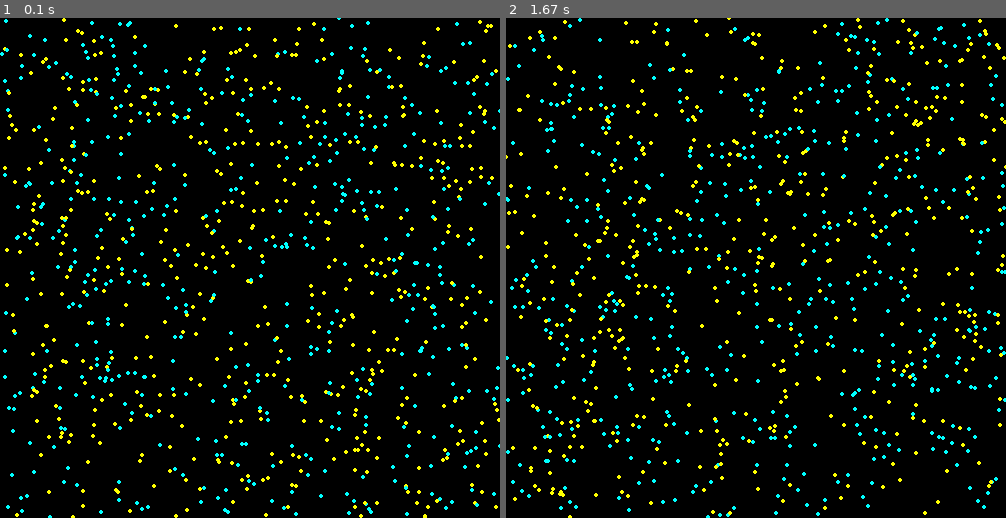
Above: before the commit, frames 1-2 (left to right).
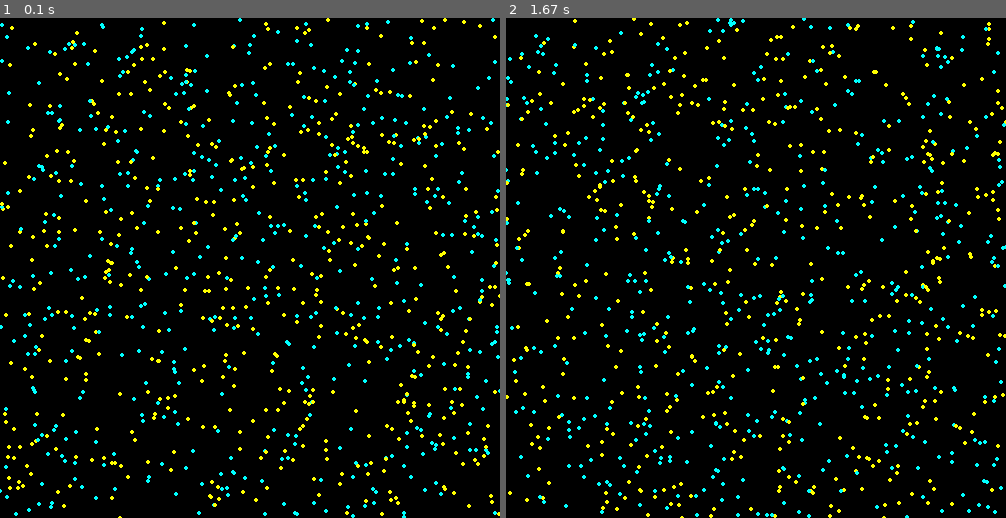
Above: after the commit, the same moments.

Repository: Nikhil-Singla/the-dev-dossier
Game: pygame game, started from game_dev/lifeSystemProgramming.py
Two runs of this game, one before a commit and one after it. Both use one fixed random seed, a clock stepped at 60 frames per second and the inputs below.
Inputs:
- Up to frame 1 (0.1 s): no input
- Up to frame 2 (1.67 s): hold R 0.33-0.8 s; tap S at 0.83 s

The runs differ from the first frame. In frame 1, 9.0% of the frame differs, in the area x 0-100%, y 0-100%; in frame 2, 9.0%.

Commit message:
Scrapping move function, Don't have multiple lists

Diff:
--- a/game_dev/lifeSystemProgramming.py
+++ b/game_dev/lifeSystemProgramming.py
@@ -1,6 +1,8 @@
 ## Simulate life processes.
 
 import pygame, random
+from math import sqrt
+
 pygame.init()
 
 ## Color Palette = (R, G, B) values
@@ -30,9 +32,24 @@
         self.x = random.randint(0, 500)
         self.y = random.randint(0, 500)
         self.col = color
-        self.dx = 0
-        self.dy = 0
 
+
+"""def move(particle1, particle2, g):
+    for i in range(0, len(particle1)):
+        fx = 0
+        fy = 0
+        for j in range(0, len(particle2)):
+            a = particle1[i]
+            b = particle2[j]
+            dx = a.x - b.x
+            dy = a.y - b.y
+            dist = sqrt(dx*dx + dy*dy)
+            if dist > 0:
+                F = g * (1/dist)
+                fx += (F*dx)
+                fy += (F*dy)
+            a.x += fx
+            a.y += fy"""
 
 def create(number, color):
     particles = []
@@ -42,6 +59,7 @@
 
     return particles
 
+moveFunc = False
 gameState = True ## Game Running
 screen.fill(background) ## Have our initial background on the screen
 
@@ -55,11 +73,17 @@
             if event.key == pygame.K_r:
                 screen.fill(background)
                 list_P.clear()
+                moveFunc = False
+
+            if event.key == pygame.K_s:
+                moveFunc = True
+
     if len(list_P) < 1000: ## Max Cap on particle count
         list_P += create(200, [yellow, aqua])
 
     for p in list_P:
             pygame.draw.circle(screen, p.col, (p.x, p.y), 2)
+##            if moveFunc == True:
 
     pygame.display.flip() ## Update the content of the entire display
     timer.tick(frameRate) ## Tick at the specified framerate
